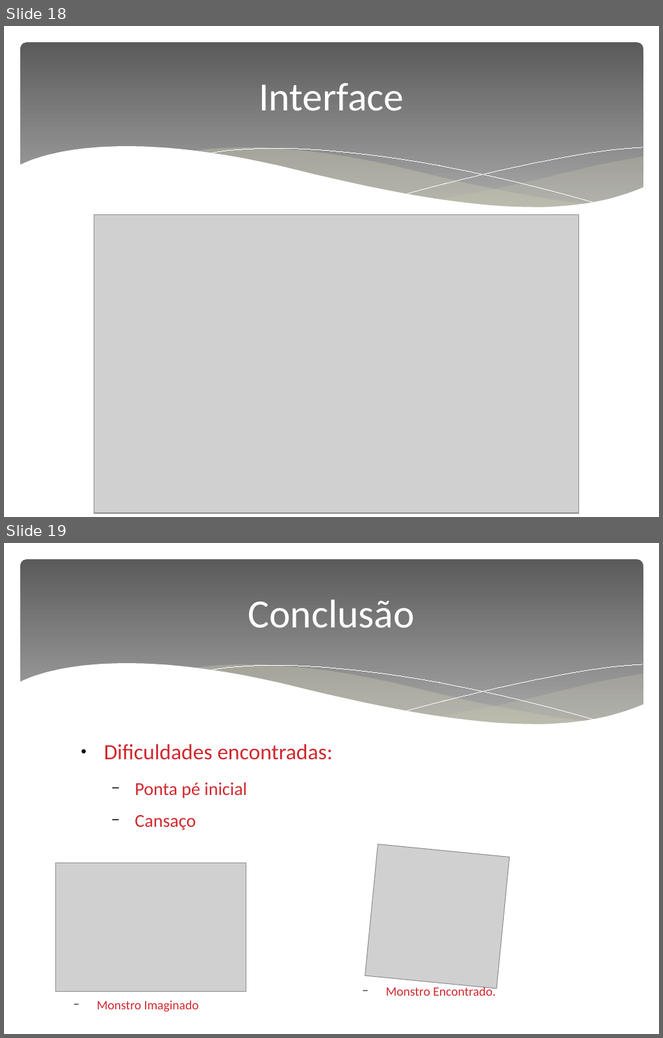
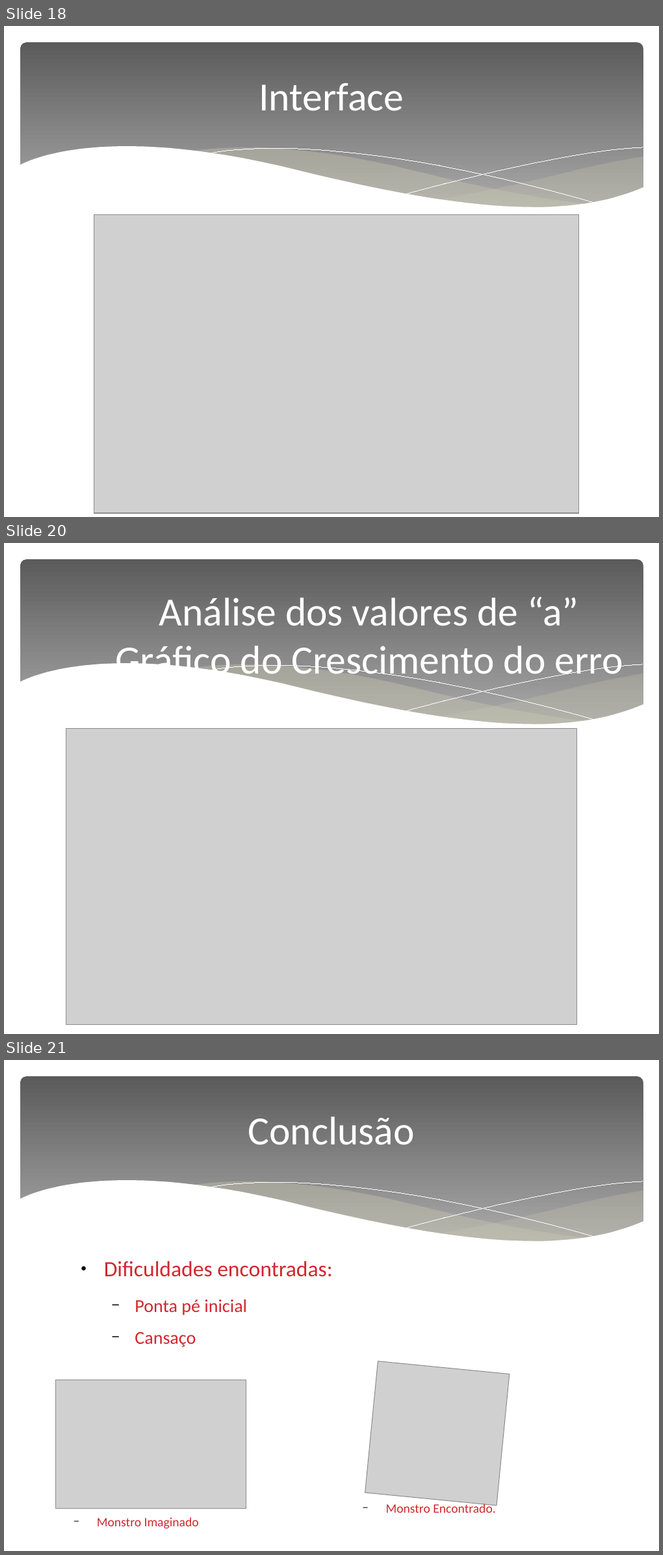
Before and after one commit to cristmelo/TrabalhoMN1, a slide deck: apresentação/Apresentação_MN1_p1_linux.odp. Shown one above the other, each under a label of ours: slides 18 and 19 before the commit, slides 18, 20 and 21 after it; the slides between them are not shown. The pictures are 663x1038 and 663x1555 pixels, drawn with LibreOffice and Linux fonts; fonts in the diff are those of the drawing; grey boxes stand for pictures. Boxes give left, top, right and bottom in pixels: in the first picture for what was removed or moved away, otherwise in the second. Text is boxed around its words. In the diff, an @@ line names an element or a change of style, - is before the commit and + after.

Commit message:
Inseridos slides da análise de a

```diff
--- a/apresentação/Apresentação_MN1_p1_linux.odp
+++ b/apresentação/Apresentação_MN1_p1_linux.odp
@@ slide 20 added at (4, 543, 659, 1034), background #FFFFFF; not listed: 6 template elements that a slide beside it also shows @@
@@ title added at (115, 597, 623, 683), 44 pt, text #FFFFFF @@
+Análise dos valores de “a”
+Gráfico do Crescimento do erro
@@ picture added at (66, 728, 577, 1025) @@
@@ what was slide 19 is now slide 21 @@
```
Also in this commit, not shown: 1 other slide added, 4 other files.
